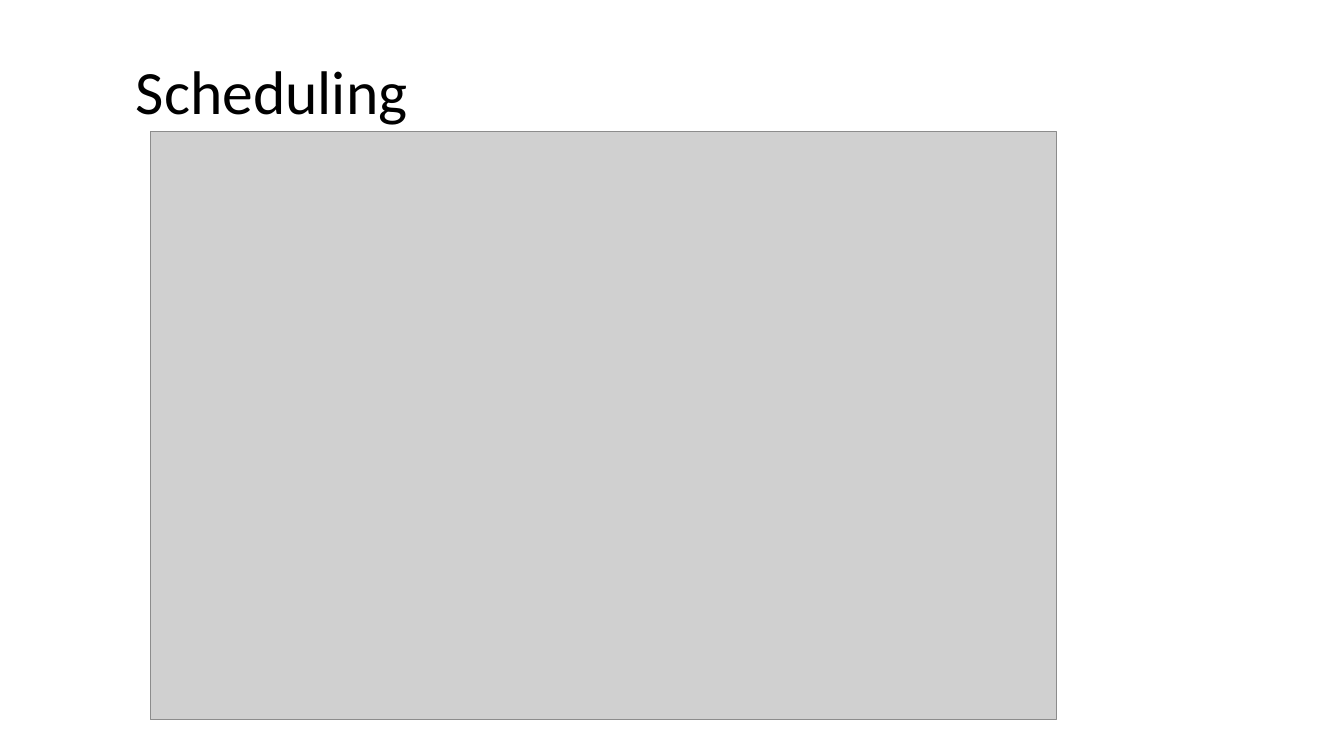
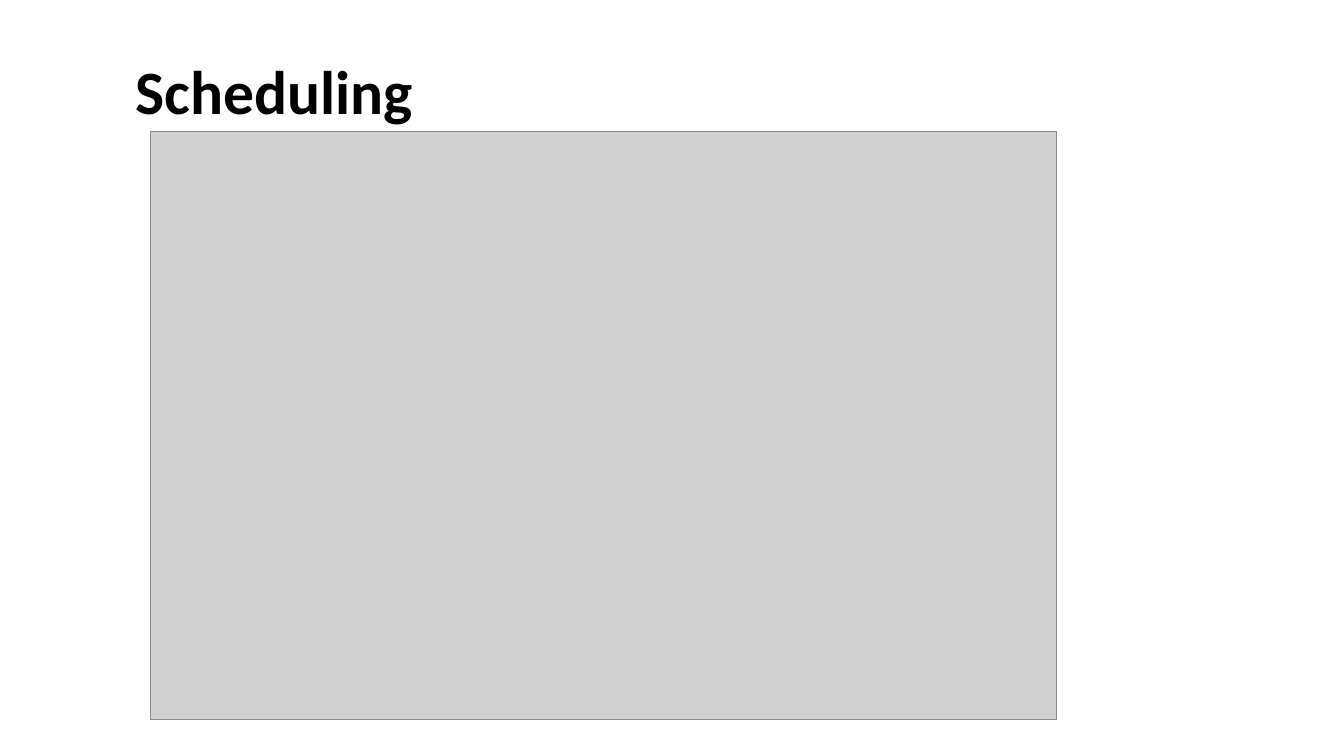
Before and after one commit to sdaisyna/PharmacyMS, a slide deck: slide 11 of Design/Medino Pharmacy.pptx. Drawn at 1344x756 pixels with LibreOffice and Linux fonts; fonts in the diff are those of the drawing; grey boxes stand for pictures. Boxes give left, top, right and bottom in pixels: in the first picture for what was removed or moved away, otherwise in the second. Text is boxed around its words. In the diff, an @@ line names an element or a change of style, - is before the commit and + after.

```diff
--- a/Design/Medino Pharmacy.pptx
+++ b/Design/Medino Pharmacy.pptx
@@ title "Scheduling" at [136,70,413,125]: bold on @@
```
Also in this commit, not shown: 15 other slides changed, 8 slides added, 12 slides removed, 2 other files.
